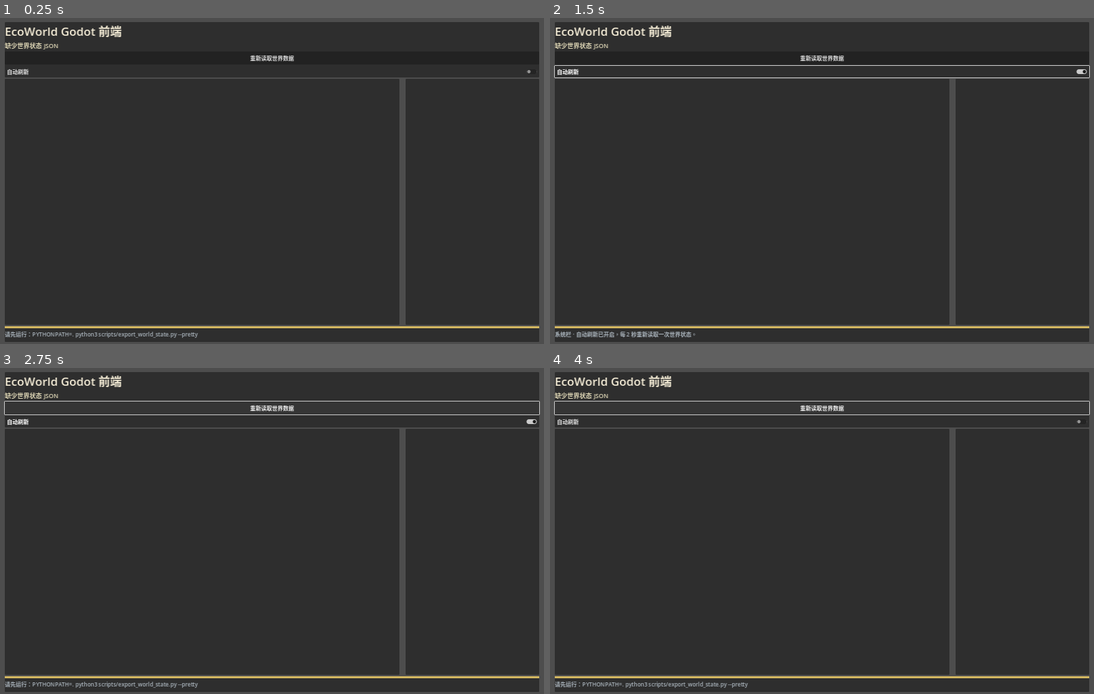
Above: before the commit, frames 1-4 (two rows, left to right).
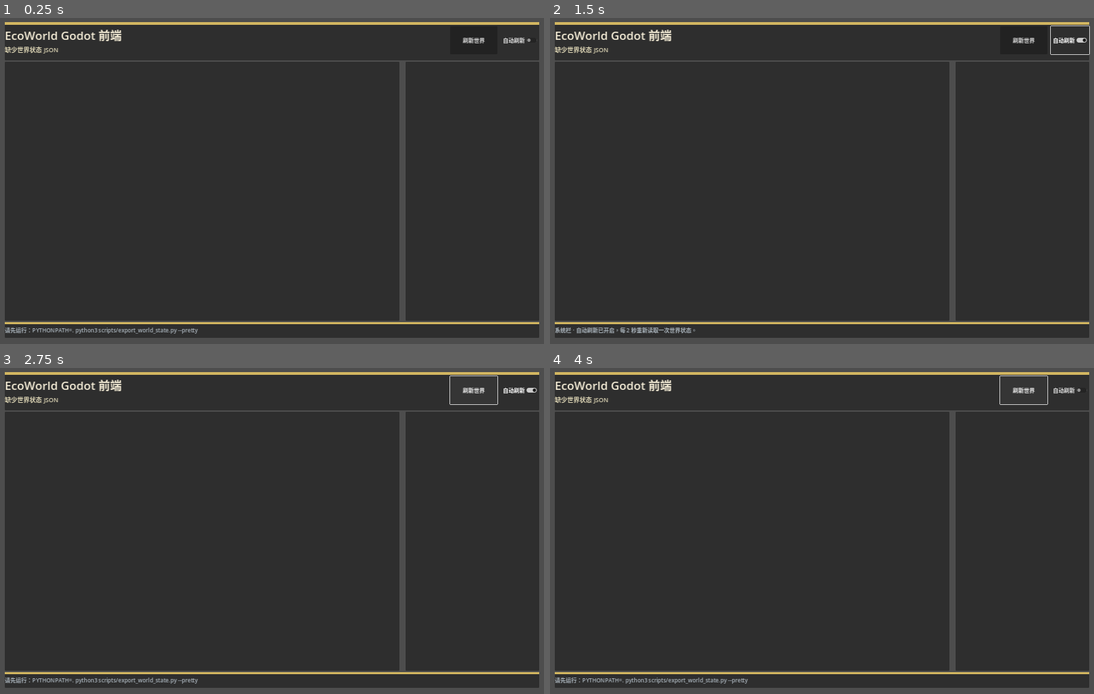
Above: after the commit, the same moments.

Repository: XingchenYu/eco-world
Game: Godot game, scene res://scenes/world_map.tscn
Two runs of this game, one before a commit and one after it. Both use one fixed random seed, a clock stepped at 60 frames per second and the inputs below.
Inputs:
- Up to frame 1 (0.25 s): no input
- Up to frame 2 (1.5 s): click "重新读取世界数据" (after the commit: "刷新世界") at 0.5 s; click "自动刷新" at 1.25 s
- Up to frame 3 (2.75 s): click "重新读取世界数据" (after the commit: "刷新世界") at 2 s
- Up to frame 4 (4 s): click "自动刷新" at 2.75 s; click "重新读取世界数据" (after the commit: "刷新世界") at 3.5 s

The runs differ from the first frame. In frame 1, 6.5% of the frame differs, in the area x 0-100%, y 1-100%; in frame 2, 6.7%; in frame 3, 6.6%; in frame 4, 6.6%.

Commit message:
Polish Godot header controls

Diff:
--- a/godot/scripts/world_map.gd
+++ b/godot/scripts/world_map.gd
@@ -96,33 +96,51 @@
 	root_margin.add_child(root_vbox)
 
 	var header_panel := PanelContainer.new()
-	header_panel.custom_minimum_size = Vector2(0, 90)
+	header_panel.custom_minimum_size = Vector2(0, 112)
 	root_vbox.add_child(header_panel)
 
 	var header_box := VBoxContainer.new()
 	header_box.add_theme_constant_override("separation", 4)
 	header_panel.add_child(header_box)
 
+	var header_ribbon := ColorRect.new()
+	header_ribbon.color = Color8(210, 182, 96)
+	header_ribbon.custom_minimum_size = Vector2(0, 8)
+	header_box.add_child(header_ribbon)
+
+	var title_row := HBoxContainer.new()
+	title_row.add_theme_constant_override("separation", 16)
+	header_box.add_child(title_row)
+
+	var title_col := VBoxContainer.new()
+	title_col.size_flags_horizontal = Control.SIZE_EXPAND_FILL
+	title_col.add_theme_constant_override("separation", 4)
+	title_row.add_child(title_col)
+
 	title_label = Label.new()
 	title_label.text = "阿瑞利亚生态世界"
 	_style_primary_title(title_label, 34)
-	header_box.add_child(title_label)
+	title_col.add_child(title_label)
 
 	subtitle_label = Label.new()
-	subtitle_label.text = "Godot 世界地图界面"
+	subtitle_label.text = "世界地图总控台"
 	_style_secondary_title(subtitle_label, 18)
-	header_box.add_child(subtitle_label)
+	title_col.add_child(subtitle_label)
+
+	var control_row := HBoxContainer.new()
+	control_row.add_theme_constant_override("separation", 10)
+	title_row.add_child(control_row)
 
 	refresh_button = Button.new()
-	refresh_button.text = "重新读取世界数据"
-	refresh_button.custom_minimum_size = Vector2(180, 38)
+	refresh_button.text = "刷新世界"
+	refresh_button.custom_minimum_size = Vector2(138, 38)
 	refresh_button.pressed.connect(_load_world_data)
-	header_box.add_child(refresh_button)
+	control_row.add_child(refresh_button)
 
 	auto_refresh_button = CheckButton.new()
 	auto_refresh_button.text = "自动刷新"
 	auto_refresh_button.toggled.connect(_on_auto_refresh_toggled)
-	header_box.add_child(auto_refresh_button)
+	control_row.add_child(auto_refresh_button)
 
 	var content := HBoxContainer.new()
 	content.size_flags_vertical = Control.SIZE_EXPAND_FILL
Not shown, changed: docs/CHANGELOG.md
Not shown, changed: docs/GODOT-FRONTEND.md
